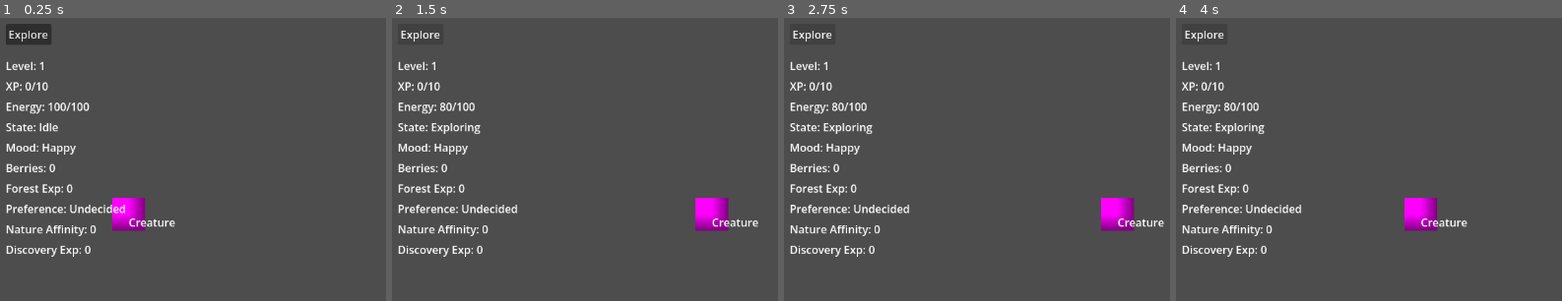
Above: before the commit, frames 1-4 (left to right).
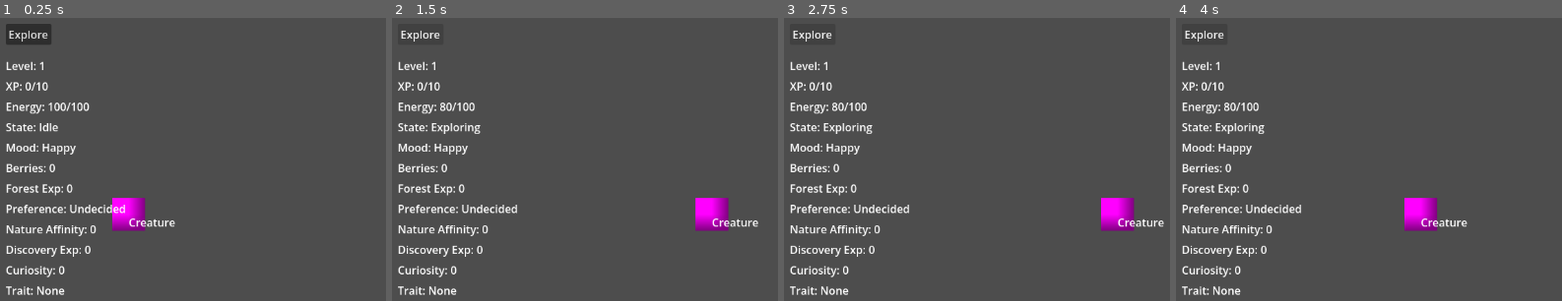
Above: after the commit, the same moments.

Repository: Radhika-15-Agarwal/CreatureGame
Game: Godot game, scene res://scenes/main.tscn
Same seed, same stepped clock (60 frames per second), same inputs: the game is played once before the commit and once after it.
Inputs:
- Up to frame 1 (0.25 s): no input
- Up to frame 2 (1.5 s): click "Explore" at 0.5 s; click "Explore" at 1.25 s
- Up to frame 3 (2.75 s): click "Explore" at 2 s
- Up to frame 4 (4 s): tap Enter at 2.75 s; tap Space at 3.5 s

The runs differ from the first frame. In frame 1, 0.5% of the frame differs, in the area x 1-17%, y 87-98%; in frame 2, 0.5%; in frame 3, 0.5%; in frame 4, 0.5%.

Commit message:
Add tendency and trait foundation

Diff:
--- a/scenes/main.tscn
+++ b/scenes/main.tscn
@@ -95,6 +95,13 @@
 offset_bottom = 333.0
 text = "Nature Affinity: 0"
 
+[node name="CuriosityLabel" type="Label" parent="CanvasLayer" unique_id=204904520]
+offset_left = 20.0
+offset_top = 370.0
+offset_right = 60.0
+offset_bottom = 393.0
+text = "Curiosity: 0"
+
 [node name="DiscoveryExpLabel" type="Label" parent="CanvasLayer" unique_id=997877569]
 offset_left = 20.0
 offset_top = 340.0
@@ -102,4 +109,11 @@
 offset_bottom = 363.0
 text = "Discovery Exp: 0"
 
+[node name="TraitLabel" type="Label" parent="CanvasLayer" unique_id=1504625722]
+offset_left = 20.0
+offset_top = 400.0
+offset_right = 107.0
+offset_bottom = 423.0
+text = "Trait: None"
+
 [connection signal="pressed" from="CanvasLayer/ExploreButton" to="." method="_on_explore_button_pressed"]
--- a/scripts/creature.gd
+++ b/scripts/creature.gd
@@ -52,6 +52,13 @@
 var nature_affinity_exp_bonus_chance := 0.1
 var max_bonus_chance := 0.5
 
+var tendencies := {
+	"Curiosity": 0
+}
+# Tendencies
+var curiosity_gain_chance := 0.5
+var curiosity_trait_threshold := 10
+
 signal stats_changed
 
 func gain_xp(amount):
@@ -101,6 +108,10 @@
 
 	if randf() < discovery_chance:
 		gain_experience("Discovery", discovery_reward)
+
+		if randf() < curiosity_gain_chance:
+			gain_tendency("Curiosity", 1)
+
 		print("Discovered something new!")
 
 	if get_affinity("Nature") > 0:
@@ -182,3 +193,27 @@
 
 func get_affinity(affinity_type: String):
 	return affinities.get(affinity_type, 0)
+
+func gain_tendency(tendency_type: String, amount: int):
+	if not tendencies.has(tendency_type):
+		tendencies[tendency_type] = 0
+
+	tendencies[tendency_type] += amount
+
+	stats_changed.emit()
+
+func get_tendency(tendency_type: String):
+	return tendencies.get(tendency_type, 0)
+
+func has_trait(trait_name: String):
+	match trait_name:
+		"Curious":
+			return get_tendency("Curiosity") >= curiosity_trait_threshold
+
+	return false
+
+func get_trait_text():
+	if has_trait("Curious"):
+		return "Curious"
+
+	return "None"
--- a/scripts/main.gd
+++ b/scripts/main.gd
@@ -12,6 +12,8 @@
 @onready var preference_label = $CanvasLayer/PreferenceLabel
 @onready var nature_affinity_label = $CanvasLayer/NatureAffinityLabel
 @onready var discovery_exp_label = $CanvasLayer/DiscoveryExpLabel
+@onready var curiosity_label = $CanvasLayer/CuriosityLabel
+@onready var trait_label = $CanvasLayer/TraitLabel
 
 func _on_explore_button_pressed():
 	creature.explore()
@@ -40,3 +42,5 @@
 
 	preference_label.text = "Preference: " + creature.get_preference()
 	nature_affinity_label.text = "Nature Affinity: %d" % creature.get_affinity("Nature")
+	curiosity_label.text = "Curiosity: %d" % creature.get_tendency("Curiosity")
+	trait_label.text = "Trait: " + creature.get_trait_text()
